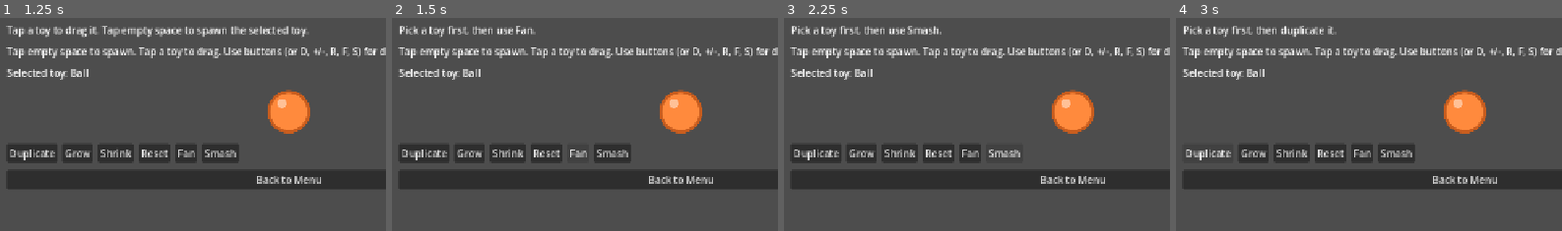
Above: before the commit, frames 1-4 (left to right).
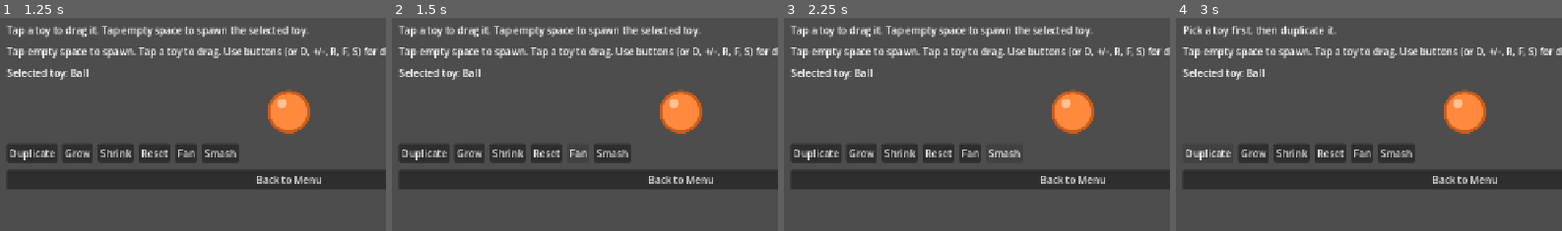
Above: after the commit, the same moments.

Repository: SoundBlaster/ToysSandbox
Game: Godot game, scene res://scenes/boot/Boot.tscn
Two runs of this game, one before a commit and one after it. Both use one fixed random seed, a clock stepped at 60 frames per second and the inputs below.
Inputs:
- Up to frame 1 (1.25 s): click "Play" at 0.5 s
- Up to frame 2 (1.5 s): click "Fan" at 1.25 s
- Up to frame 3 (2.25 s): click "Smash" at 2 s
- Up to frame 4 (3 s): click "Duplicate" at 2.75 s
The pictures show only the part of the screen within x 0-50%, y 0-50%; the shares and areas given below are measured in that part.

Frame 1 is identical in both runs. In frame 2, 1.9% of the frame differs, in the area x 1-81%, y 3-10%; in frame 3, 1.9%; in frame 4, nothing differs.

Commit message:
Sync Sandbox interaction script updates

Diff:
--- a/scripts/game/Sandbox.gd
+++ b/scripts/game/Sandbox.gd
@@ -1,7 +1,7 @@
 extends Node2D
 
 const TOY_INSTANCE_SCENE := preload("res://scenes/game/ToyInstance.tscn")
-const PLAY_AREA_RECT := Rect2(Vector2(0.0, 72.0), Vector2(1280.0, 580.0))
+const PLAY_AREA_RECT := Rect2(Vector2(72.0, 72.0), Vector2(836.0, 560.0))
 const POINTER_NONE := -999
 const RESIZE_STEP := 0.15
 const MIN_THROW_SAMPLE_DT := 0.0001
@@ -13,8 +13,6 @@
 @onready var grow_button: Button = $CanvasLayer/MarginContainer/HBoxContainer/InfoPanel/ActionsRow/GrowButton
 @onready var shrink_button: Button = $CanvasLayer/MarginContainer/HBoxContainer/InfoPanel/ActionsRow/ShrinkButton
 @onready var reset_button: Button = $CanvasLayer/MarginContainer/HBoxContainer/InfoPanel/ActionsRow/ResetButton
-@onready var fan_button: Button = $CanvasLayer/MarginContainer/HBoxContainer/InfoPanel/ActionsRow/FanButton
-@onready var smash_button: Button = $CanvasLayer/MarginContainer/HBoxContainer/InfoPanel/ActionsRow/SmashButton
 @onready var status_label: Label = $CanvasLayer/MarginContainer/HBoxContainer/InfoPanel/StatusLabel
 @onready var selected_label: Label = $CanvasLayer/MarginContainer/HBoxContainer/InfoPanel/SelectedLabel
 @onready var selected_preview: TextureRect = $CanvasLayer/MarginContainer/HBoxContainer/InfoPanel/SelectedPreview
@@ -28,7 +26,6 @@
 var drag_pointer_id := POINTER_NONE
 var drag_offset := Vector2.ZERO
 var drag_previous_freeze_mode := RigidBody2D.FREEZE_MODE_STATIC
-var drag_previous_z_index := 0
 var drag_last_target_position := Vector2.ZERO
 var drag_last_sample_usec := 0
 var drag_release_velocity := Vector2.ZERO
@@ -40,8 +37,6 @@
 	grow_button.pressed.connect(_on_grow_pressed)
 	shrink_button.pressed.connect(_on_shrink_pressed)
 	reset_button.pressed.connect(_on_reset_pressed)
-	fan_button.pressed.connect(_on_fan_pressed)
-	smash_button.pressed.connect(_on_smash_pressed)
 	toy_list.item_selected.connect(_on_toy_selected)
 
 	_ensure_selected_toy()
@@ -87,10 +82,6 @@
 			_resize_active_toy(RESIZE_STEP)
 		KEY_MINUS, KEY_KP_SUBTRACT:
 			_resize_active_toy(-RESIZE_STEP)
-		KEY_F:
-			_apply_fan_to_active_toy()
-		KEY_S:
-			_apply_smash_to_active_toy()
 		_:
 			pass
 
@@ -126,7 +117,7 @@
 	if dragging_toy == null or pointer_id != drag_pointer_id:
 		return
 
-	_set_dragging_toy_position(_screen_to_world(screen_position), false)
+	_set_dragging_toy_position(_screen_to_world(screen_position))
 	dragging_toy.angular_velocity = 0.0
 	var release_velocity := drag_release_velocity * THROW_DAMPING
 	if release_velocity.length() > MAX_THROW_SPEED:
@@ -137,8 +128,10 @@
 	drag_pointer_id = POINTER_NONE
 	drag_last_sample_usec = 0
 	drag_release_velocity = Vector2.ZERO
-	call_deferred("_finalize_drag_release", released_toy, drag_previous_freeze_mode, release_velocity, drag_previous_z_index)
-	AudioService.play_feedback(&"drag_release")
+	released_toy.set_deferred("freeze_mode", drag_previous_freeze_mode)
+	released_toy.set_deferred("freeze", false)
+	released_toy.set_deferred("linear_velocity", release_velocity)
+	released_toy.sleeping = false
 	status_label.text = "Released active toy."
 
 
@@ -160,14 +153,6 @@
 
 func _on_reset_pressed() -> void:
 	_clear_spawned_toys()
-
-
-func _on_fan_pressed() -> void:
-	_apply_fan_to_active_toy()
-
-
-func _on_smash_pressed() -> void:
-	_apply_smash_to_active_toy()
 
 
 func _spawn_selected_toy(spawn_position: Vector2) -> RigidBody2D:
@@ -185,7 +170,6 @@
 	toy_instance.call("configure", definition)
 
 	status_label.text = "Spawned %s. Drag, duplicate, resize, or reset." % definition.get("display_name", "Toy")
-	AudioService.play_feedback(&"spawn")
 	return toy_instance
 
 
@@ -230,26 +214,19 @@
 func _begin_drag(pointer_id: int, world_position: Vector2, toy: RigidBody2D) -> void:
 	dragging_toy = toy
 	drag_pointer_id = pointer_id
-	# Keep the toy center under the pointer to avoid perceived half-height vertical offset.
-	drag_offset = Vector2.ZERO
+	drag_offset = toy.global_position - world_position
 	drag_previous_freeze_mode = dragging_toy.freeze_mode
-	drag_previous_z_index = dragging_toy.z_index
 	drag_last_target_position = toy.global_position
 	drag_last_sample_usec = Time.get_ticks_usec()
 	drag_release_velocity = Vector2.ZERO
 	dragging_toy.freeze_mode = RigidBody2D.FREEZE_MODE_KINEMATIC
 	dragging_toy.freeze = true
-	dragging_toy.z_index = 100
 	dragging_toy.linear_velocity = Vector2.ZERO
 	dragging_toy.angular_velocity = 0.0
-	_set_dragging_toy_position(world_position)
 	status_label.text = "Dragging active toy. Release to drop it."
 
 
-func _set_dragging_toy_position(
-	world_position: Vector2,
-	update_release_velocity: bool = true
-) -> void:
+func _set_dragging_toy_position(world_position: Vector2) -> void:
 	if dragging_toy == null:
 		return
 
@@ -257,23 +234,12 @@
 	var clamped_target_position := _clamp_to_play_area(target_position, _get_toy_half_extents(dragging_toy))
 	var now_usec := Time.get_ticks_usec()
 	var dt := float(now_usec - drag_last_sample_usec) / 1000000.0
-	if update_release_velocity and drag_last_sample_usec > 0 and dt >= MIN_THROW_SAMPLE_DT:
+	if drag_last_sample_usec > 0 and dt >= MIN_THROW_SAMPLE_DT:
 		drag_release_velocity = (clamped_target_position - drag_last_target_position) / dt
 
 	drag_last_target_position = clamped_target_position
 	drag_last_sample_usec = now_usec
 	dragging_toy.global_position = clamped_target_position
-
-
-func _finalize_drag_release(released_toy: RigidBody2D, restore_freeze_mode: int, release_velocity: Vector2, restore_z_index: int) -> void:
-	if released_toy == null or not is_instance_valid(released_toy):
-		return
-
-	released_toy.freeze_mode = restore_freeze_mode
-	released_toy.freeze = false
-	released_toy.linear_velocity = release_velocity
-	released_toy.sleeping = false
-	released_toy.z_index = restore_z_index
 
 
 func _pick_toy_at(world_position: Vector2) -> RigidBody2D:
@@ -312,7 +278,6 @@
 	var target_position := active_toy.global_position + Vector2(56.0, -36.0)
 	clone.global_position = _clamp_to_play_area(target_position, _get_toy_half_extents(clone))
 	_set_active_toy(clone)
-	AudioService.play_feedback(&"duplicate")
 	status_label.text = "Duplicated active toy."
 
 
@@ -331,13 +296,11 @@
 		return
 
 	active_toy.global_position = _clamp_to_play_area(active_toy.global_position, _get_toy_half_extents(active_toy))
-	AudioService.play_feedback(&"resize")
 	status_label.text = "Resized active toy."
 
 
 func _clear_spawned_toys() -> void:
 	if dragging_toy != null and is_instance_valid(dragging_toy):
-		dragging_toy.z_index = drag_previous_z_index
 		dragging_toy.freeze_mode = drag_previous_freeze_mode
 		dragging_toy.freeze = false
 
@@ -349,36 +312,7 @@
 	drag_last_sample_usec = 0
 	drag_release_velocity = Vector2.ZERO
 	_set_active_toy(null)
-	AudioService.play_feedback(&"reset")
 	status_label.text = "Reset sandbox toys. Shelf selection is unchanged."
-
-
-func _apply_fan_to_active_toy() -> void:
-	if active_toy == null or not is_instance_valid(active_toy):
-		status_label.text = "Pick a toy first, then use Fan."
-		return
-
-	if not active_toy.has_method("apply_fan_tool"):
-		status_label.text = "Active toy does not support Fan yet."
-		return
-
-	active_toy.call("apply_fan_tool", Vector2.RIGHT, 900.0)
-	AudioService.play_feedback(&"fan")
-	status_label.text = "Fan pushed the active toy."
-
-
-func _apply_smash_to_active_toy() -> void:
-	if active_toy == null or not is_instance_valid(active_toy):
-		status_label.text = "Pick a toy first, then use Smash."
-		return
-
-	if not active_toy.has_method("apply_smash_tool"):
-		status_label.text = "Active toy does not support Smash yet."
-		return
-
-	active_toy.call("apply_smash_tool", Vector2.DOWN, 1200.0)
-	AudioService.play_feedback(&"smash")
-	status_label.text = "Smash hit the active toy."
 
 
 func _ensure_selected_toy() -> void:
